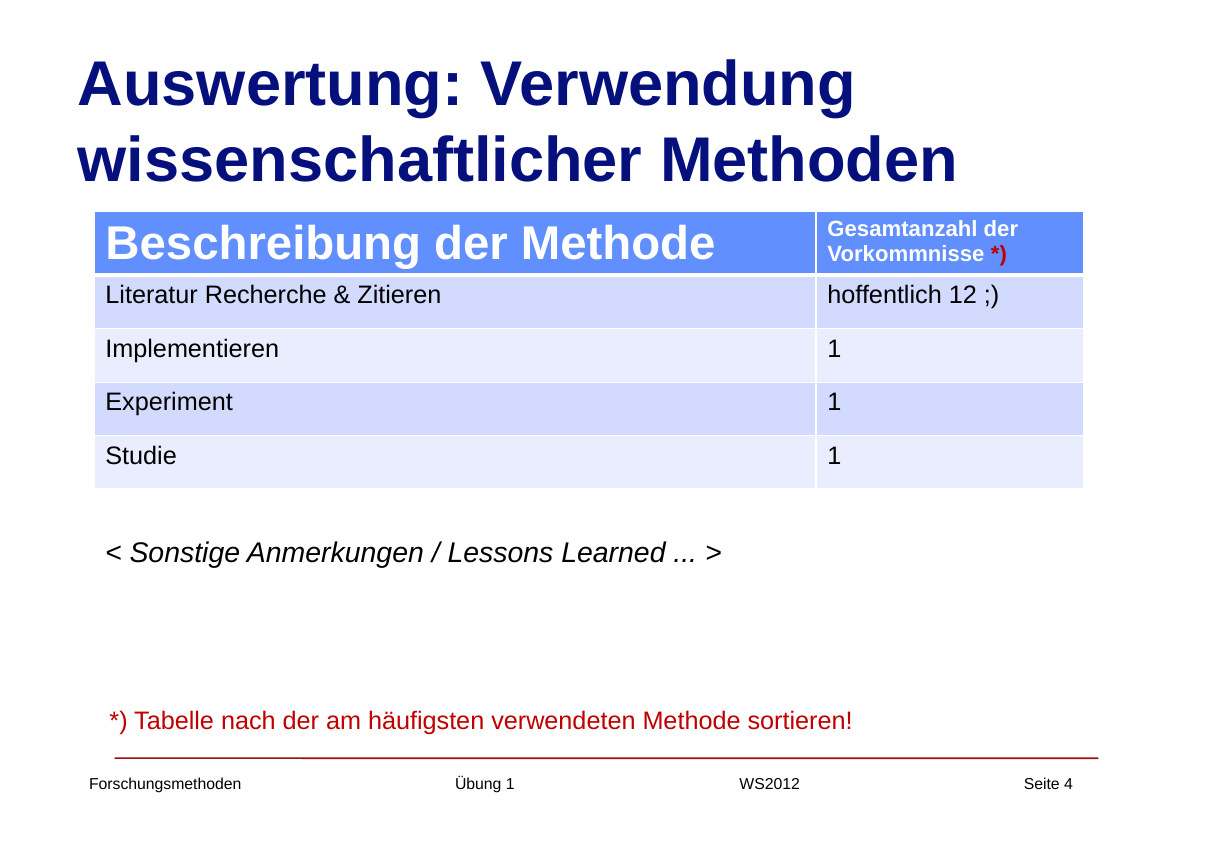
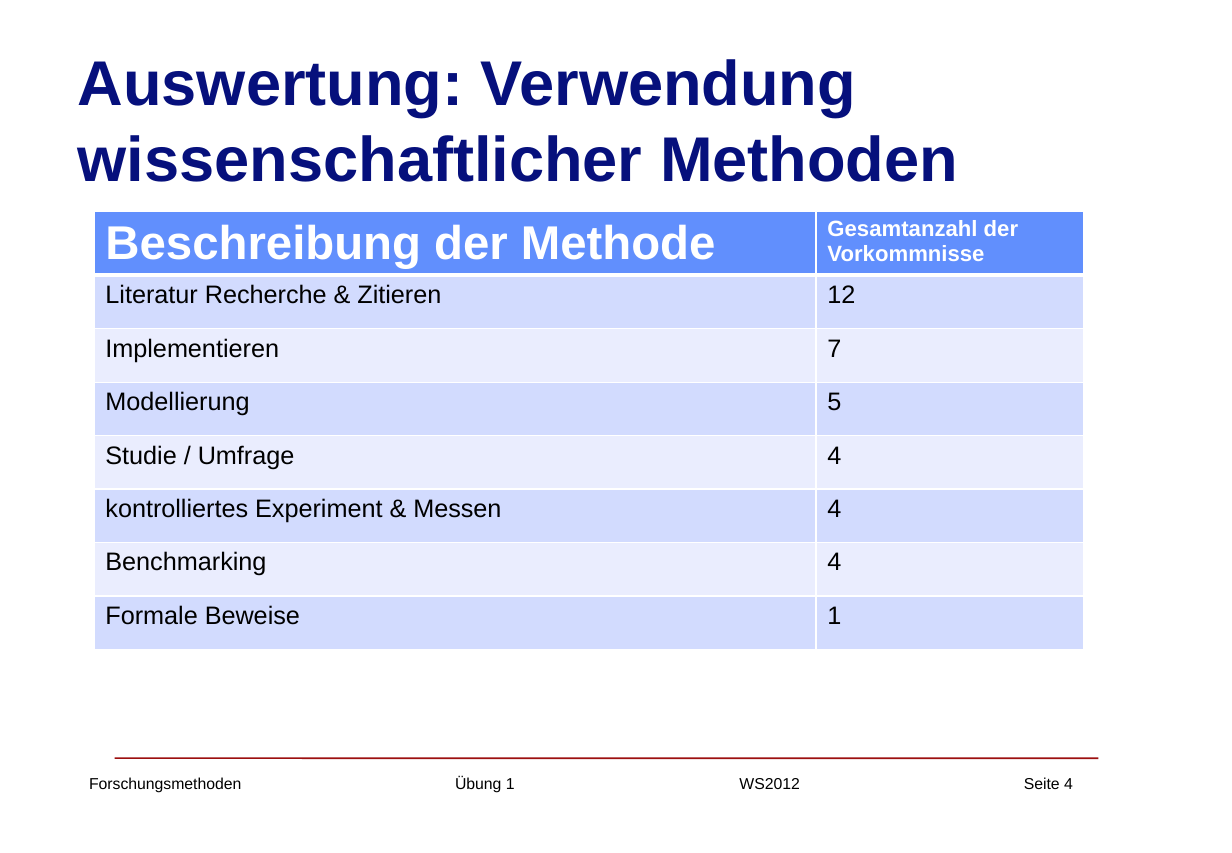
Before and after one commit to fleckb/forschungsmethoden, a slide deck: slide 4 of uebung-1/Forschungsmethoden-WS2012-Uebung-1-Gruppe-8.pptx. Drawn at 1232x853 pixels with LibreOffice and Linux fonts; fonts in the diff are those of the drawing. Boxes give left, top, right and bottom in pixels: in the first picture for what was removed or moved away, otherwise in the second. Text is boxed around its words. In the diff, an @@ line names an element or a change of style, - is before the commit and + after.

Commit message:
added statistics for used methods

```diff
--- a/uebung-1/Forschungsmethoden-WS2012-Uebung-1-Gruppe-8.pptx
+++ b/uebung-1/Forschungsmethoden-WS2012-Uebung-1-Gruppe-8.pptx
@@ table at (94, 212, 1084, 651) @@
-row 1: Beschreibung der Methode | Gesamtanzahl der Vorkommnisse *)
-row 2: Literatur Recherche & Zitieren | hoffentlich 12 ;)
-row 3: Implementieren | 1
-row 4: Experiment | 1
-row 5: Studie | 1
+row 1: Beschreibung der Methode | Gesamtanzahl der Vorkommnisse
+row 2: Literatur Recherche & Zitieren | 12
+row 3: Implementieren | 7
+row 4: Modellierung | 5
+row 5: Studie / Umfrage | 4
+row 6: kontrolliertes Experiment & Messen | 4
+row 7: Benchmarking | 4
+row 8: Formale Beweise | 1
@@ text removed at (130, 541, 665, 568) @@
-< Sonstige Anmerkungen / Lessons Learned ... >
@@ text removed at (134, 710, 853, 735) @@
-*) Tabelle nach der am häufigsten verwendeten Methode sortieren!
```
